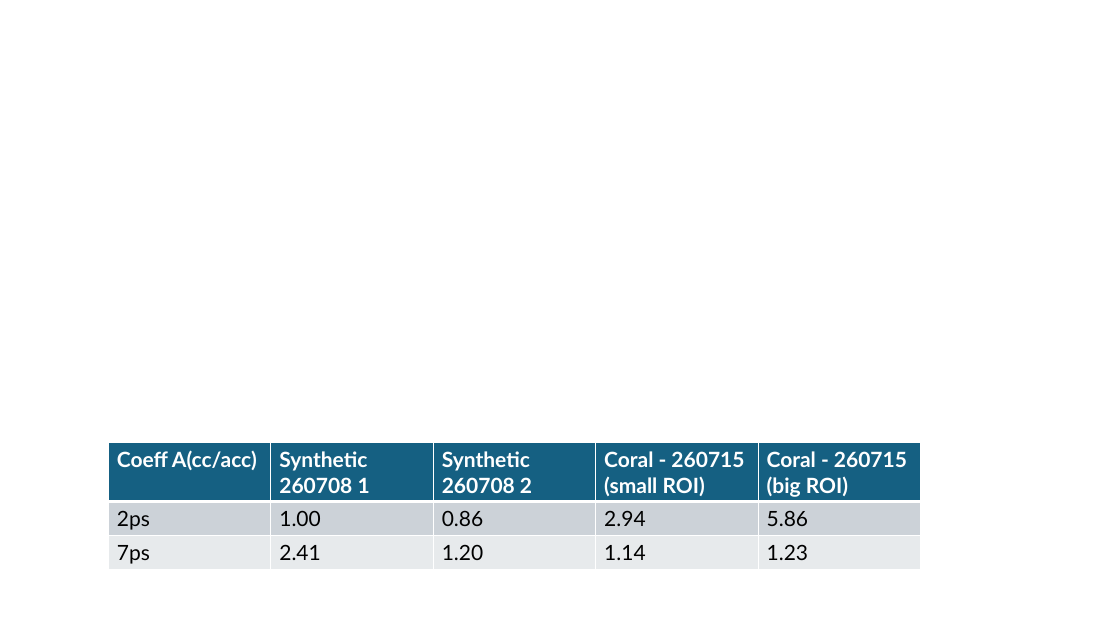
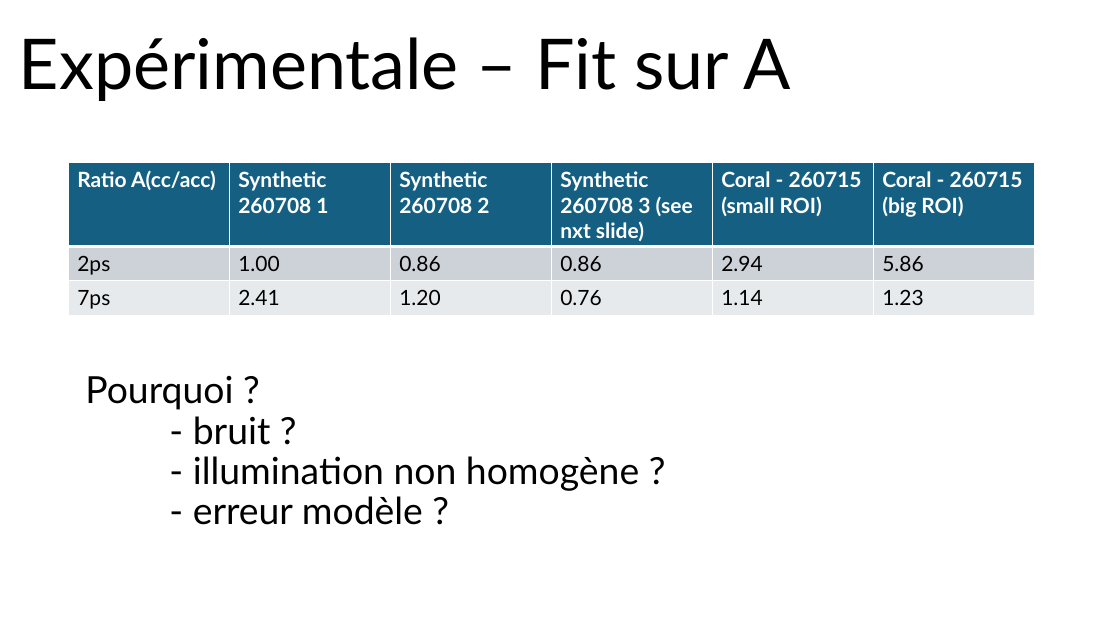
Before and after one commit to sachabuc/SRS_analysis, a slide deck: slide 6 of meetings/reu_151026_figures_papiers.pptx (slide 7 before the commit). Drawn at 1120x630 pixels with LibreOffice and Linux fonts; fonts in the diff are those of the drawing. Boxes give left, top, right and bottom in pixels: in the first picture for what was removed or moved away, otherwise in the second. Text is boxed around its words. In the diff, an @@ line names an element or a change of style, - is before the commit and + after.

```diff
--- a/meetings/reu_151026_figures_papiers.pptx
+++ b/meetings/reu_151026_figures_papiers.pptx
@@ text added at [19, 37, 791, 101], 60 pt, text #000000 @@
+Expérimentale – Fit sur A
@@ table at [69, 163, 1037, 315] @@
-column 1, row 1: Coeff A(cc/acc)
+column 1, row 1: Ratio A(cc/acc)
+column 4: Synthetic 260708 3 (see nxt slide) | 0.86 | 0.76
@@ table: place and size @@
-table at [108, 443, 919, 570]
+table at [69, 163, 1037, 315]
@@ title added at [85, 376, 639, 525], 32 pt, text #000000 @@
+Pourquoi ?
+- bruit ?
+- illumination non homogène ?
+- erreur modèle ?
```
Also in this commit, not shown: 9 other slides changed, 3 slides added, 6 slides removed, 13 other files.
